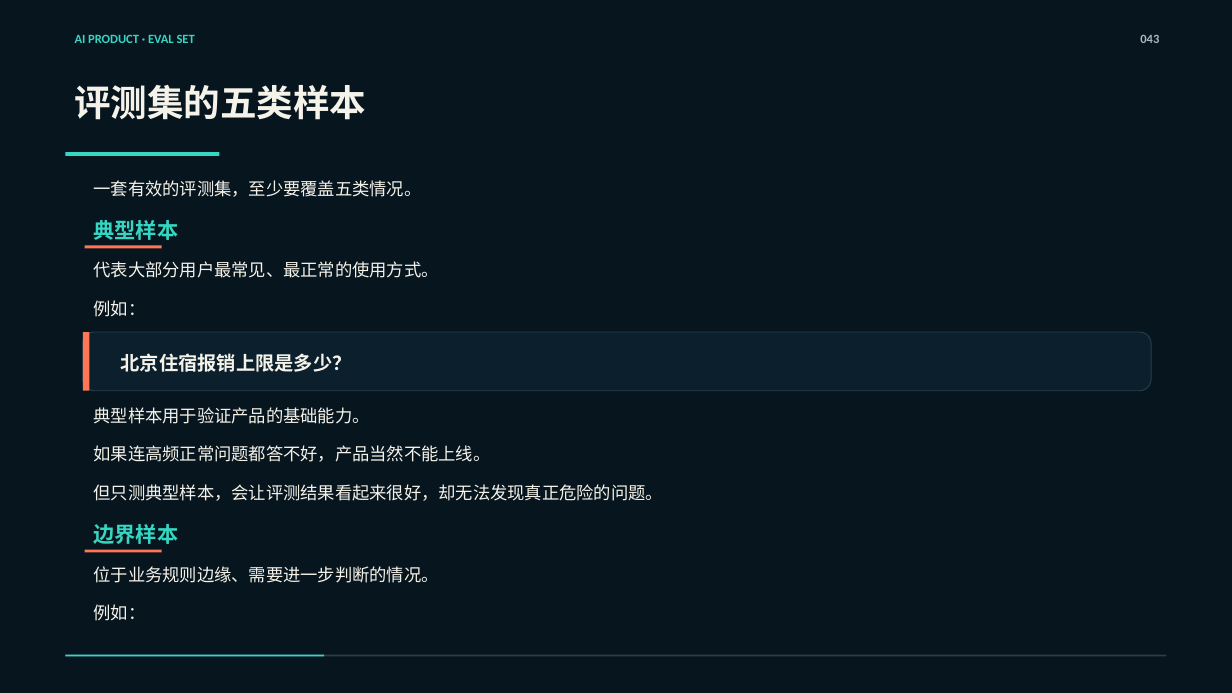
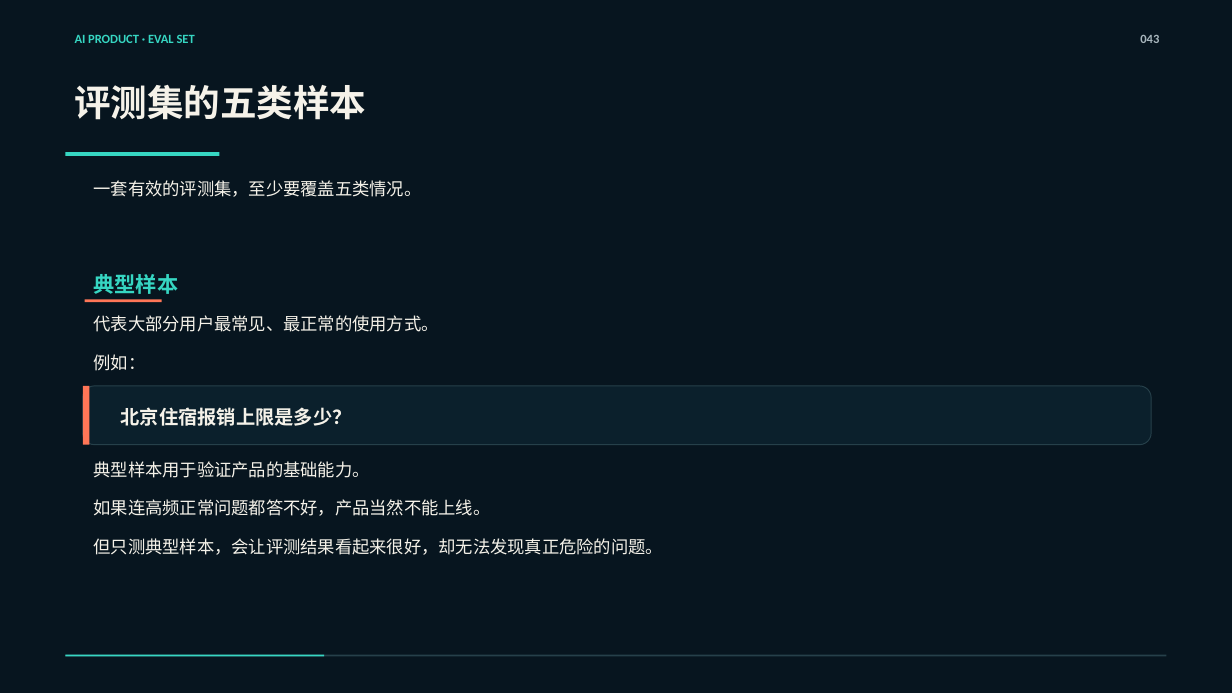
Before and after one commit to zhangkai2237/AI-Course, a slide deck: slide 37 of 课程生产/第一阶段/第09课_AI产品测试、指标与Bad Case_重做工作区/第09课_正式PPT_严格按MD版.pptx (slide 43 before the commit). Drawn at 1232x693 pixels with LibreOffice and Linux fonts; fonts in the diff are those of the drawing. Boxes give left, top, right and bottom in pixels: in the first picture for what was removed or moved away, otherwise in the second. Text is boxed around its words. In the diff, an @@ line names an element or a change of style, - is before the commit and + after.

```diff
--- a/课程生产/第一阶段/第09课_AI产品测试、指标与Bad Case_重做工作区/第09课_正式PPT_严格按MD版.pptx
+++ b/课程生产/第一阶段/第09课_AI产品测试、指标与Bad Case_重做工作区/第09课_正式PPT_严格按MD版.pptx
@@ 7 texts, 2 rectangles, 1 rounded rectangle: place and size @@
-7 texts, 2 rectangles, 1 rounded rectangle at [83,220,1152,501]
+7 texts, 2 rectangles, 1 rounded rectangle at [83,274,1152,555]
@@ text removed at [94,524,178,544] @@
-边界样本
@@ rectangle removed at [85,550,162,553] @@
@@ text removed at [94,566,439,583] @@
-位于业务规则边缘、需要进一步判断的情况。
@@ text removed at [94,604,146,621] @@
-例如：
```
Also in this commit, not shown: 35 other slides changed, 2 slides added, 9 slides removed.
